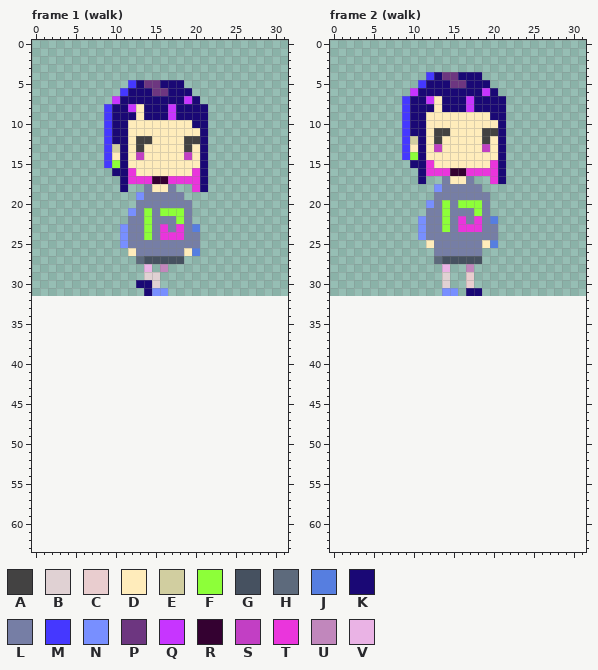
Edited in one commit: pixel-art file (Assets/Image/aseprite/player.aseprite). Above, as it was before the edit.
32x32 pixels, 7 frames. Shown: frame 1 (walk), frame 2 (walk). The old version is drawn lined up with the new one, on the new canvas. The commit also changed other frames, which this record leaves out.
Palette (. is transparent): A #434242  B #e0d1d3  C #e9cdcf  D #ffecbb  E #d1cea0  F #8dff39  G #465160  H #5d6a7c  J #567ee0  K #1a0875  L #767ea5  M #4538ff  N #788fff  P #6d3680  Q #c735ff  R #340131  S #c23fc4  T #ea35dc  U #c187bc  V #eab3e5
Pixels before, frame 1 (walk), first column x 9:
 5 ...MKPPKKK...
 6 ..MKKKPPKKK..
 7 .QKKKKKKKKQK.
 8 MKKQDKKKQKKKK
 9 MKKKDKKKQKKKK
10 MKKDDDDDDDDKK
11 MKKDDDDDDDDDK
12 MKKDAADDDDAAK
13 MEKDADDDDDADK
14 MDKDSDDDDDSDK
15 MFKDDDDDDDDDK
16 .KKTDDDDDDDTK
17 ..KTTTRRTTTTK
18 ..K..LDDL..TK
19 ....NLLLLL...
20 ....LLLLLLL..
21 ...NLFLFFFL..
22 ...LLFLLLFL..
23 ..NLLFLTLTLJ.
24 ..NLLFLTTTLL.
25 ..NLLLLLLLLL.
26 ...DLLLLLLDJ.
27 ....HGGGGG...
28 .....V.U.....
29 .....BB......
30 ....KKB......
31 .....KNN.....
Pixels before, frame 2 (walk), first column x 9:
 4 ...MKPPKKK...
 5 ..MKKKPPKKK..
 6 .QKKKKKKKKQK.
 7 MKKQDKKKQKKKK
 8 MKKKDKKKQKKKK
 9 MKKDDDDDDDDKK
10 MKKDDDDDDDDDK
11 MKKDAADDDDAAK
12 MEKDADDDDDADK
13 MDKDSDDDDDSDK
14 MFKDDDDDDDDDK
15 .KKTDDDDDDDTK
16 ..KTTTRRTTTTK
17 ..K..LDDL..TK
18 ....NLLLLL...
19 ....LLLLLLL..
20 ...NLFLFFFL..
21 ...LLFLLLFL..
22 ..NLLFLTLTLJ.
23 ..NLLFLTTTLL.
24 ..NLLLLLLLLL.
25 ...DLLLLLLDJ.
26 ....LLLLLL...
27 ....HGGGGG...
28 .....V..U....
29 .....B..C....
30 .....B..C....
31 .....NN.KK...
Now the later version:
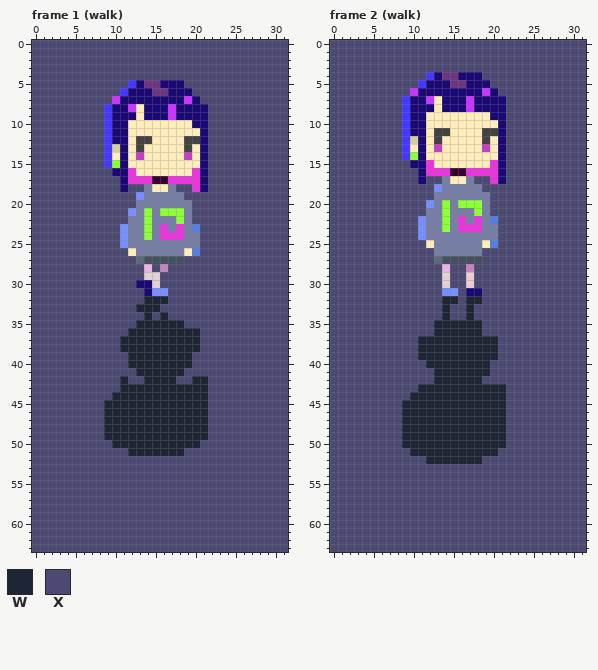
Colours new in this view: W #1e2535  X #4c4973
What changed:
canvas 32x32 -> 32x64
Changed rows in their new state; - is an unchanged pixel.
Frame 1 (walk):
first column x 0:
 0 XXXXXXXXXXXXXXXXXXXXXXXXXXXXXXXX
 1 XXXXXXXXXXXXXXXXXXXXXXXXXXXXXXXX
 2 XXXXXXXXXXXXXXXXXXXXXXXXXXXXXXXX
 3 XXXXXXXXXXXXXXXXXXXXXXXXXXXXXXXX
 4 XXXXXXXXXXXXXXXXXXXXXXXXXXXXXXXX
 5 XXXXXXXXXXXX-------XXXXXXXXXXXXX
 6 XXXXXXXXXXX---------XXXXXXXXXXXX
 7 XXXXXXXXXX-----------XXXXXXXXXXX
 8 XXXXXXXXX-------------XXXXXXXXXX
 9 XXXXXXXXX-------------XXXXXXXXXX
10 XXXXXXXXX-------------XXXXXXXXXX
11 XXXXXXXXX-------------XXXXXXXXXX
12 XXXXXXXXX-------------XXXXXXXXXX
13 XXXXXXXXX-------------XXXXXXXXXX
14 XXXXXXXXX-------------XXXXXXXXXX
15 XXXXXXXXX-------------XXXXXXXXXX
16 XXXXXXXXXX------------XXXXXXXXXX
17 XXXXXXXXXXX-----------XXXXXXXXXX
18 XXXXXXXXXXX-XX----XX--XXXXXXXXXX
19 XXXXXXXXXXXXX------XXXXXXXXXXXXX
20 XXXXXXXXXXXXX-------XXXXXXXXXXXX
21 XXXXXXXXXXXX--------XXXXXXXXXXXX
22 XXXXXXXXXXXX--------XXXXXXXXXXXX
23 XXXXXXXXXXX----------XXXXXXXXXXX
24 XXXXXXXXXXX----------XXXXXXXXXXX
25 XXXXXXXXXXX----------XXXXXXXXXXX
26 XXXXXXXXXXXX---------XXXXXXXXXXX
27 XXXXXXXXXXXXX------XXXXXXXXXXXXX
28 XXXXXXXXXXXXXX-X-XXXXXXXXXXXXXXX
29 XXXXXXXXXXXXXX--XXXXXXXXXXXXXXXX
30 XXXXXXXXXXXXX---XXXXXXXXXXXXXXXX
31 XXXXXXXXXXXXXX---XXXXXXXXXXXXXXX
32 XXXXXXXXXXXXXXWWWXXXXXXXXXXXXXXX
33 XXXXXXXXXXXXXWWWXXXXXXXXXXXXXXXX
34 XXXXXXXXXXXXXXWXWXXXXXXXXXXXXXXX
35 XXXXXXXXXXXXXWWWWWWXXXXXXXXXXXXX
36 XXXXXXXXXXXXWWWWWWWWWXXXXXXXXXXX
37 XXXXXXXXXXXWWWWWWWWWWXXXXXXXXXXX
38 XXXXXXXXXXXWWWWWWWWWWXXXXXXXXXXX
39 XXXXXXXXXXXXWWWWWWWWXXXXXXXXXXXX
40 XXXXXXXXXXXXWWWWWWWWXXXXXXXXXXXX
41 XXXXXXXXXXXXXWWWWWWXXXXXXXXXXXXX
42 XXXXXXXXXXXWXXWWWWXXWWXXXXXXXXXX
43 XXXXXXXXXXXWWWWWWWWWWWXXXXXXXXXX
44 XXXXXXXXXXWWWWWWWWWWWWXXXXXXXXXX
45 XXXXXXXXXWWWWWWWWWWWWWXXXXXXXXXX
46 XXXXXXXXXWWWWWWWWWWWWWXXXXXXXXXX
47 XXXXXXXXXWWWWWWWWWWWWWXXXXXXXXXX
48 XXXXXXXXXWWWWWWWWWWWWWXXXXXXXXXX
49 XXXXXXXXXWWWWWWWWWWWWWXXXXXXXXXX
50 XXXXXXXXXXWWWWWWWWWWWXXXXXXXXXXX
51 XXXXXXXXXXXXWWWWWWWXXXXXXXXXXXXX
52 XXXXXXXXXXXXXXXXXXXXXXXXXXXXXXXX
53 XXXXXXXXXXXXXXXXXXXXXXXXXXXXXXXX
54 XXXXXXXXXXXXXXXXXXXXXXXXXXXXXXXX
55 XXXXXXXXXXXXXXXXXXXXXXXXXXXXXXXX
56 XXXXXXXXXXXXXXXXXXXXXXXXXXXXXXXX
57 XXXXXXXXXXXXXXXXXXXXXXXXXXXXXXXX
58 XXXXXXXXXXXXXXXXXXXXXXXXXXXXXXXX
59 XXXXXXXXXXXXXXXXXXXXXXXXXXXXXXXX
60 XXXXXXXXXXXXXXXXXXXXXXXXXXXXXXXX
61 XXXXXXXXXXXXXXXXXXXXXXXXXXXXXXXX
62 XXXXXXXXXXXXXXXXXXXXXXXXXXXXXXXX
63 XXXXXXXXXXXXXXXXXXXXXXXXXXXXXXXX
Frame 2 (walk):
first column x 0:
 0 XXXXXXXXXXXXXXXXXXXXXXXXXXXXXXXX
 1 XXXXXXXXXXXXXXXXXXXXXXXXXXXXXXXX
 2 XXXXXXXXXXXXXXXXXXXXXXXXXXXXXXXX
 3 XXXXXXXXXXXXXXXXXXXXXXXXXXXXXXXX
 4 XXXXXXXXXXXX-------XXXXXXXXXXXXX
 5 XXXXXXXXXXX---------XXXXXXXXXXXX
 6 XXXXXXXXXX-----------XXXXXXXXXXX
 7 XXXXXXXXX-------------XXXXXXXXXX
 8 XXXXXXXXX-------------XXXXXXXXXX
 9 XXXXXXXXX-------------XXXXXXXXXX
10 XXXXXXXXX-------------XXXXXXXXXX
11 XXXXXXXXX-------------XXXXXXXXXX
12 XXXXXXXXX-------------XXXXXXXXXX
13 XXXXXXXXX-------------XXXXXXXXXX
14 XXXXXXXXX-------------XXXXXXXXXX
15 XXXXXXXXXX------------XXXXXXXXXX
16 XXXXXXXXXXX-----------XXXXXXXXXX
17 XXXXXXXXXXX-XX----XX--XXXXXXXXXX
18 XXXXXXXXXXXXX------XXXXXXXXXXXXX
19 XXXXXXXXXXXXX-------XXXXXXXXXXXX
20 XXXXXXXXXXXX--------XXXXXXXXXXXX
21 XXXXXXXXXXXX--------XXXXXXXXXXXX
22 XXXXXXXXXXX----------XXXXXXXXXXX
23 XXXXXXXXXXX----------XXXXXXXXXXX
24 XXXXXXXXXXX----------XXXXXXXXXXX
25 XXXXXXXXXXXX---------XXXXXXXXXXX
26 XXXXXXXXXXXXX------XXXXXXXXXXXXX
27 XXXXXXXXXXXXX------XXXXXXXXXXXXX
28 XXXXXXXXXXXXXX-XX-XXXXXXXXXXXXXX
29 XXXXXXXXXXXXXX-XX-XXXXXXXXXXXXXX
30 XXXXXXXXXXXXXX-XX-XXXXXXXXXXXXXX
31 XXXXXXXXXXXXXX--X--XXXXXXXXXXXXX
32 XXXXXXXXXXXXXXWWXWWXXXXXXXXXXXXX
33 XXXXXXXXXXXXXXWXXWXXXXXXXXXXXXXX
34 XXXXXXXXXXXXXXWXXWXXXXXXXXXXXXXX
35 XXXXXXXXXXXXXWWWWWWXXXXXXXXXXXXX
36 XXXXXXXXXXXXXWWWWWWXXXXXXXXXXXXX
37 XXXXXXXXXXXWWWWWWWWWWXXXXXXXXXXX
38 XXXXXXXXXXXWWWWWWWWWWXXXXXXXXXXX
39 XXXXXXXXXXXWWWWWWWWWWXXXXXXXXXXX
40 XXXXXXXXXXXXWWWWWWWWXXXXXXXXXXXX
41 XXXXXXXXXXXXXWWWWWWWXXXXXXXXXXXX
42 XXXXXXXXXXXXXWWWWWWXXXXXXXXXXXXX
43 XXXXXXXXXXXWWWWWWWWWWWXXXXXXXXXX
44 XXXXXXXXXXWWWWWWWWWWWWXXXXXXXXXX
45 XXXXXXXXXWWWWWWWWWWWWWXXXXXXXXXX
46 XXXXXXXXXWWWWWWWWWWWWWXXXXXXXXXX
47 XXXXXXXXXWWWWWWWWWWWWWXXXXXXXXXX
48 XXXXXXXXXWWWWWWWWWWWWWXXXXXXXXXX
49 XXXXXXXXXWWWWWWWWWWWWWXXXXXXXXXX
50 XXXXXXXXXWWWWWWWWWWWWWXXXXXXXXXX
51 XXXXXXXXXXWWWWWWWWWWWXXXXXXXXXXX
52 XXXXXXXXXXXXWWWWWWWXXXXXXXXXXXXX
53 XXXXXXXXXXXXXXXXXXXXXXXXXXXXXXXX
54 XXXXXXXXXXXXXXXXXXXXXXXXXXXXXXXX
55 XXXXXXXXXXXXXXXXXXXXXXXXXXXXXXXX
56 XXXXXXXXXXXXXXXXXXXXXXXXXXXXXXXX
57 XXXXXXXXXXXXXXXXXXXXXXXXXXXXXXXX
58 XXXXXXXXXXXXXXXXXXXXXXXXXXXXXXXX
59 XXXXXXXXXXXXXXXXXXXXXXXXXXXXXXXX
60 XXXXXXXXXXXXXXXXXXXXXXXXXXXXXXXX
61 XXXXXXXXXXXXXXXXXXXXXXXXXXXXXXXX
62 XXXXXXXXXXXXXXXXXXXXXXXXXXXXXXXX
63 XXXXXXXXXXXXXXXXXXXXXXXXXXXXXXXX
Changed places in both pictures, as pixel boxes (x1, y1, x2, y2):
added: (32, 40, 288, 552)
added: (330, 40, 586, 552)
